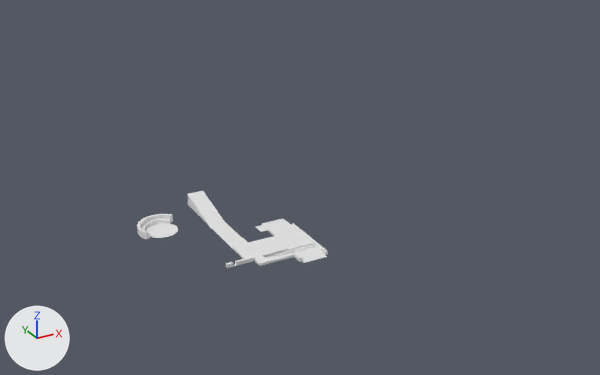
Before and after pictures for a commit that changed the Blender file Objeto Arquitetônico.blend.
Before and after are seen from a 50 mm lens placed at (-8.68, -17.0, 8.11), pointed at (0.21, -0.84, 0.03). The axes (+X, +Y, +Z) are drawn at lower left. The lights are the same throughout.

Before the edit, the objects in view are built like this:
```python
me_plano = bpy.data.meshes.new('Plano')
me_plano.from_pydata(...)  # 680 vertices, 548 faces; spans x -3.41..2.33, y -1.19..2.49, z 0.0..3.0
me_plano_001 = bpy.data.meshes.new('Plano.001')
me_plano_001.from_pydata(...)  # 269 vertices, 205 faces, 4 loose edges; spans x -1.027..-0.635, y -0.48..-0.356, z 0.0..0.65
me_plano_003 = bpy.data.meshes.new('Plano.003')
me_plano_003.from_pydata([(-5.0, -5.0, 0.0), (5.0, -5.0, 0.0), (-5.0, 5.0, 0.0), (5.0, 5.0, 0.0)], [], [(0, 1, 3, 2)])
me_plano_004 = bpy.data.meshes.new('Plano.004')
me_plano_004.from_pydata(...)  # 423 vertices, 298 faces, 1 loose edge; spans x -2.77..0.33, y -0.25..3.46, z 0.0..0.28
me_plano_006 = bpy.data.meshes.new('Plano.006')
me_plano_006.from_pydata(...)  # 11592 vertices, 10870 faces, 8 loose edges; spans x -1.35..0.0, y -6.85..1.4, z -1.18..6.89
ob_chão = bpy.data.objects.new('Chão', me_plano_003)
ob_chão.location = (0.0, 0.0, 0.0)
ob_chão.hide_viewport = True
ob_escada = bpy.data.objects.new('Escada', me_plano_006)
ob_escada.location = (-1.48, -1.9, 0.0)
ob_escada.scale = (0.145, 0.0392, 0.0392)
_m = ob_escada.modifiers.new('Espelhar', 'MIRROR')
_m.use_clip = True
ob_escada.hide_viewport = True
ob_jardim_2 = bpy.data.objects.new('Jardim 2', me_plano_004)
ob_jardim_2.location = (-1.25, -3.89, 0.0)
ob_muro = bpy.data.objects.new('Muro', me_plano_001)
ob_muro.location = (-3.58, -3.67, 0.0)
ob_muro.hide_viewport = True
ob_palácio_cruz_e_souza___corpo = bpy.data.objects.new('Palácio Cruz e Souza - Corpo', me_plano)
ob_palácio_cruz_e_souza___corpo.location = (1.66, -2.96, 0.0)
ob_palácio_cruz_e_souza___corpo.hide_viewport = True
```
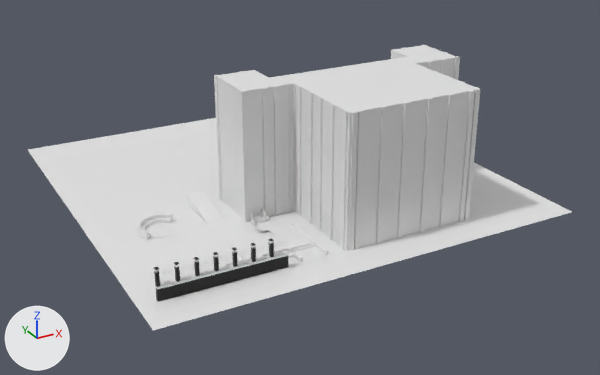
Location of each change, (x1, y1, x2, y2) in pixels of the pictures (600 x 375 px):
```json
{"object": "Palácio Cruz e Souza - Corpo", "change": "shown", "after": [214, 45, 480, 251]}
{"object": "Chão", "change": "shown", "after": [28, 118, 572, 330]}
{"object": "Jardim 2", "change": "moved", "before": [137, 191, 328, 268], "after": [137, 190, 328, 266]}
{"object": "Muro", "change": "shown", "after": [153, 267, 178, 302], "on screen": "black"}
{"object": "Muro.002", "change": "added", "after": [173, 262, 197, 296]}
{"object": "Muro.004", "change": "added", "after": [212, 252, 235, 286], "on screen": "black"}
{"object": "Muro.003", "change": "added", "after": [193, 257, 216, 291], "on screen": "black"}
{"object": "Muro.006", "change": "added", "after": [249, 243, 271, 276]}
{"object": "Muro.005", "change": "added", "after": [231, 247, 253, 281], "on screen": "black"}
{"object": "Muro.007", "change": "added", "after": [268, 238, 289, 272]}
{"object": "Escada", "change": "shown", "after": [250, 208, 269, 226]}
```

Scene script edits in JSON lines:
```json
{"op": "add", "block": "mat_material_004", "code": ["mat_material_004 = principled_material('Material.004')", "mat_material_004.base_color = (0.8, 0.8, 0.8)  # white #e7e7e7"]}
{"op": "add", "block": "mat_material", "code": ["mat_material = principled_material('Material')", "mat_material.base_color = (0.0, 0.0, 0.0)  # black #000000"]}
{"op": "add", "block": "mat_material_002", "code": ["mat_material_002 = principled_material('Material.002')", "mat_material_002.base_color = (0.8, 0.8, 0.8)  # white #e7e7e7"]}
{"op": "add", "block": "me_muro_002", "code": ["me_muro_002 = bpy.data.meshes.new('Muro.002')", "me_muro_002.from_pydata(...)  # 330 vertices, 291 faces; spans x -1.1..1.0, y -1.63..1.6, z -1.0..3.63", "# faces by material slot: [49, 47, 195]", "me_muro_002.materials.append(mat_material)  # black #000000", "me_muro_002.materials.append(mat_material_002)  # white #e7e7e7", "me_muro_002.materials.append(mat_material_004)  # white #e7e7e7"]}
{"op": "set", "path": "ob_jardim_2.location", "old": "(-1.25, -3.89, 0.0)", "new": "(-1.25, -3.89, 0.01)"}
{"op": "remove", "block": "ob_chão", "code": "ob_chão.hide_viewport = True"}
{"op": "remove", "block": "ob_muro", "code": "ob_muro.hide_viewport = True"}
{"op": "remove", "block": "ob_escada", "code": "ob_escada.hide_viewport = True"}
{"op": "remove", "block": "ob_palácio_cruz_e_souza___corpo", "code": "ob_palácio_cruz_e_souza___corpo.hide_viewport = True"}
{"op": "add", "block": "ob_muro_002", "code": ["ob_muro_002 = bpy.data.objects.new('Muro.002', me_muro_002)", "ob_muro_002.location = (-4.01, -4.1, 0.15)", "ob_muro_002.scale = (0.195, 0.0406, 0.147)"]}
{"op": "add", "block": "ob_muro_004", "code": ["ob_muro_004 = bpy.data.objects.new('Muro.004', me_muro_002.copy())", "ob_muro_004.location = (-3.23, -4.1, 0.15)", "ob_muro_004.scale = (0.195, 0.0406, 0.147)"]}
{"op": "add", "block": "ob_muro_003", "code": ["ob_muro_003 = bpy.data.objects.new('Muro.003', me_muro_002.copy())", "ob_muro_003.location = (-3.62, -4.1, 0.15)", "ob_muro_003.scale = (0.195, 0.0406, 0.147)"]}
{"op": "add", "block": "ob_muro_007", "code": ["ob_muro_007 = bpy.data.objects.new('Muro.007', me_muro_002.copy())", "ob_muro_007.location = (-2.06, -4.1, 0.15)", "ob_muro_007.scale = (0.195, 0.0406, 0.147)"]}
{"op": "add", "block": "ob_muro_006", "code": ["ob_muro_006 = bpy.data.objects.new('Muro.006', me_muro_002.copy())", "ob_muro_006.location = (-2.45, -4.1, 0.15)", "ob_muro_006.scale = (0.195, 0.0406, 0.147)"]}
{"op": "add", "block": "ob_muro_005", "code": ["ob_muro_005 = bpy.data.objects.new('Muro.005', me_muro_002.copy())", "ob_muro_005.location = (-2.84, -4.1, 0.15)", "ob_muro_005.scale = (0.195, 0.0406, 0.147)"]}
```
